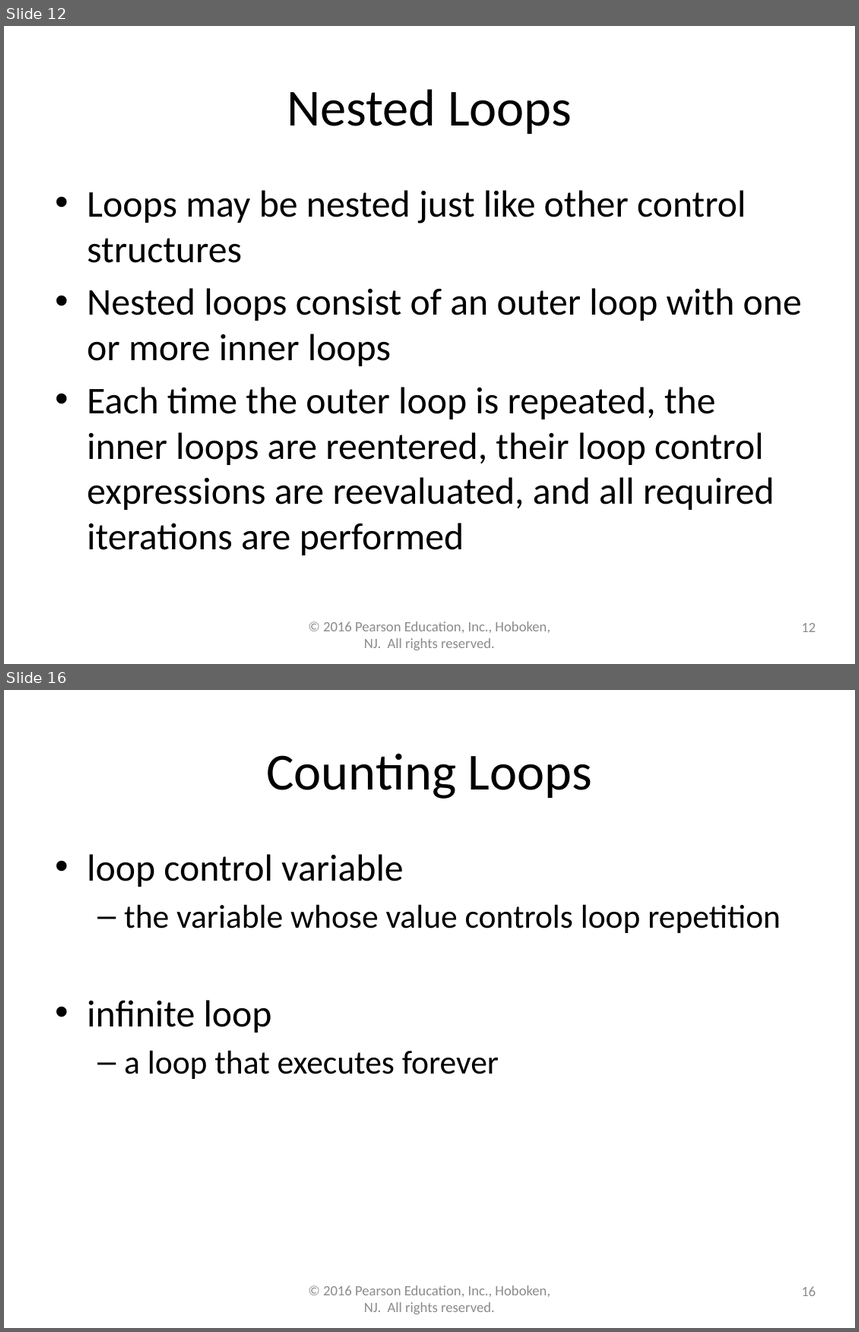
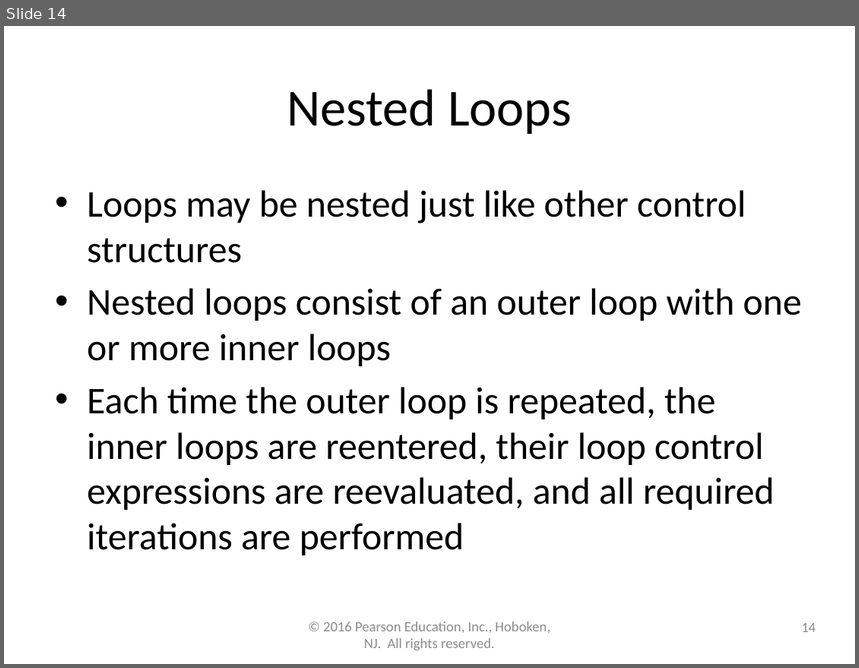
Before and after one commit to lgw2/lgw2.github.io, a slide deck: _teaching/csci112-fall-2023/lectures/ppts/Chapter5.pptx. Shown one above the other, each under a label of ours: slides 12 and 16 before the commit, slide 14 after it; the slides between them are not shown. The pictures are 859x1332 and 859x668 pixels, drawn with LibreOffice and Linux fonts; fonts in the diff are those of the drawing. Boxes give left, top, right and bottom in pixels: in the first picture for what was removed or moved away, otherwise in the second. Text is boxed around its words. In the diff, an @@ line names an element or a change of style, - is before the commit and + after.

```diff
--- a/_teaching/csci112-fall-2023/lectures/ppts/Chapter5.pptx
+++ b/_teaching/csci112-fall-2023/lectures/ppts/Chapter5.pptx
@@ slide 16 removed at [4, 690, 855, 1328], background #FFFFFF @@
@@ title removed at [266, 753, 592, 799] @@
-Counting Loops
@@ text removed at [87, 854, 781, 1079] @@
-• loop control variable
-  – the variable whose value controls loop repetition
-• infinite loop
-  – a loop that executes forever
@@ text removed at [323, 1286, 550, 1315] @@
-© 2016 Pearson Education, Inc., Hoboken, NJ. All rights reserved.
@@ page number removed at [802, 1287, 816, 1296] @@
-16
@@ what was slide 12 is now slide 14 @@
@@ page number at [802, 623, 816, 632]: text changed @@
-12
+14
```
Also in this commit, not shown: 32 other slides removed, 2 other files.
